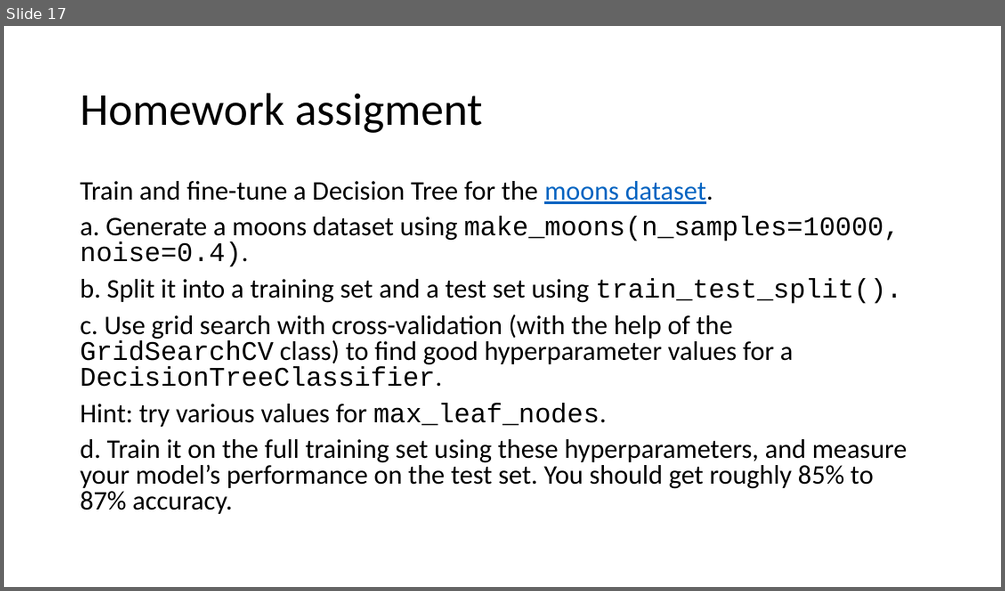
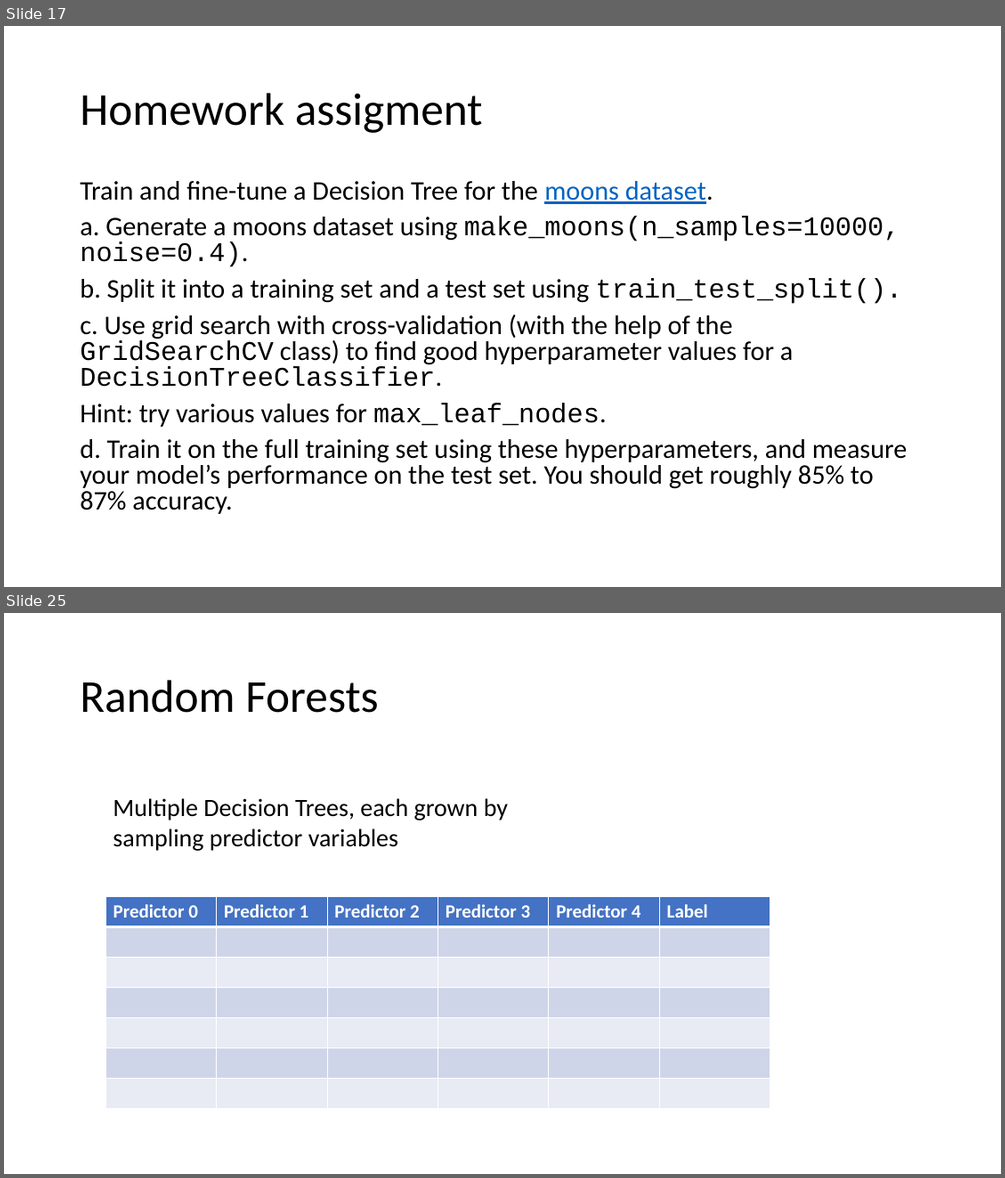
Before and after one commit to mathphysmx/teaching-ml, a slide deck: slides/08_ML_TreeBased.pptx. Shown one above the other, each under a label of ours: slide 17 before the commit, slides 17 and 25 after it; the slides between them are not shown. The pictures are 1005x591 and 1005x1178 pixels, drawn with LibreOffice and Linux fonts; fonts in the diff are those of the drawing. Boxes give left, top, right and bottom in pixels: in the first picture for what was removed or moved away, otherwise in the second. Text is boxed around its words. In the diff, an @@ line names an element or a change of style, - is before the commit and + after.

```diff
--- a/slides/08_ML_TreeBased.pptx
+++ b/slides/08_ML_TreeBased.pptx
@@ slide 25 added at box(4, 613, 1001, 1174), background #FFFFFF @@
@@ title added at box(80, 680, 378, 713), 44 pt, text #000000 @@
+Random Forests
@@ text added at box(113, 798, 508, 851), 24 pt, text #000000 @@
+Multiple Decision Trees, each grown by sampling predictor variables
@@ table added at box(105, 896, 769, 1109), 7 rows, 6 columns @@
+Predictor 0 | Predictor 1 | Predictor 2 | Predictor 3 | Predictor 4 | Label
+ |  |  |  |  | 
+ |  |  |  |  | 
+ |  |  |  |  | 
+ |  |  |  |  | 
+ |  |  |  |  | 
+ |  |  |  |  | 
```
Also in this commit, not shown: 14 other slides added, 7 other files.
